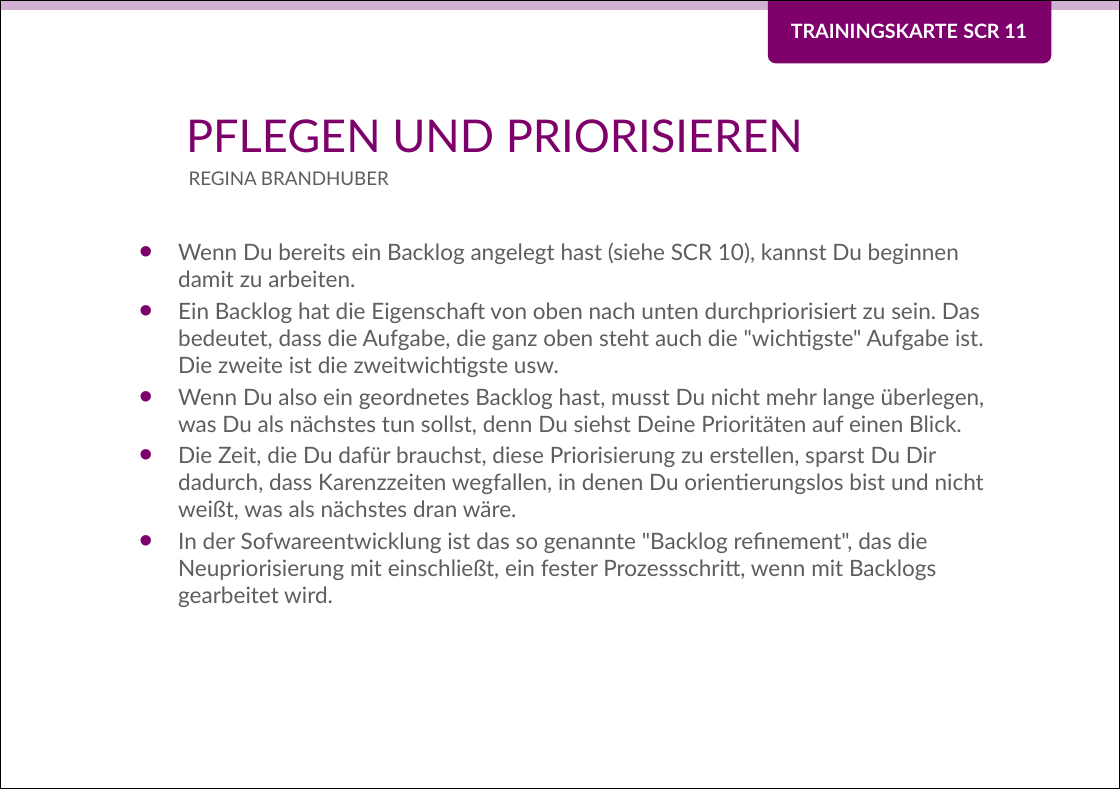
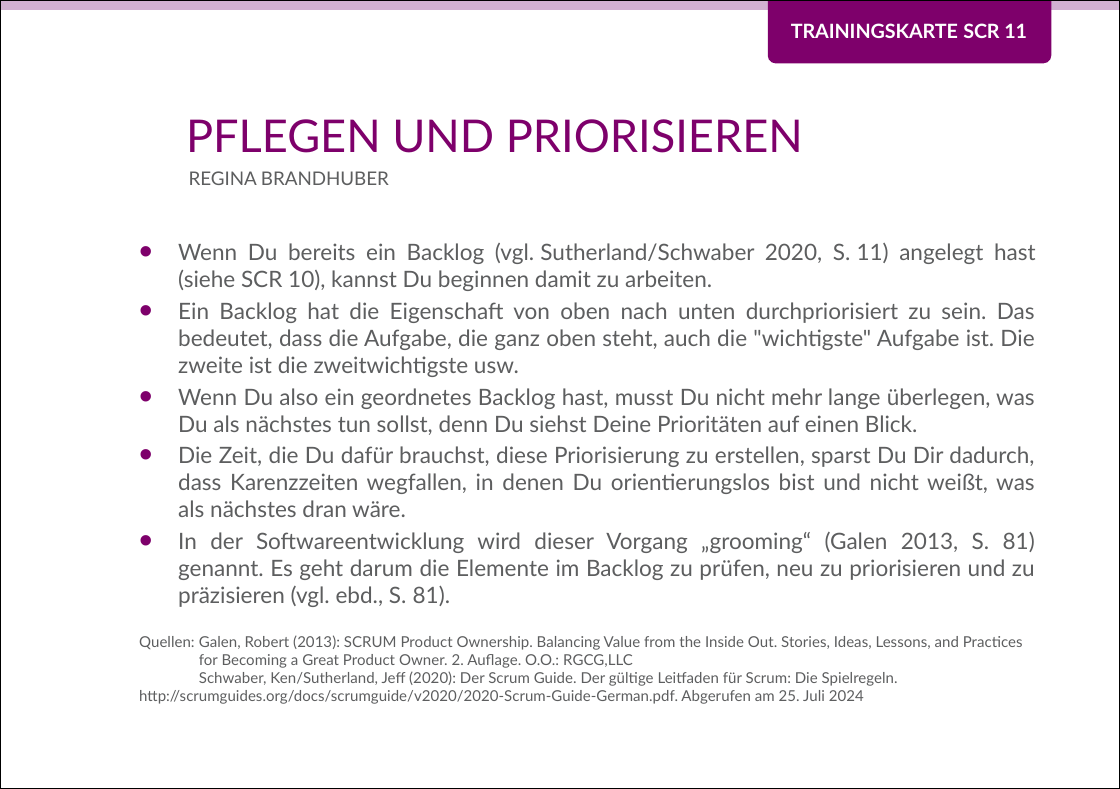
Before and after one commit to Teamtool/training-materials, a slide deck: slide 1 of training-cards/music moves/Scrum (SCR)/ger/apprentice/ger_SCR_11_Priorisieren_und_Pflegen_MM_A.pptx. Drawn at 1120x789 pixels with LibreOffice and Linux fonts; fonts in the diff are those of the drawing; background and template pictures are left out. Boxes give left, top, right and bottom in pixels: in the first picture for what was removed or moved away, otherwise in the second. Text is boxed around its words. In the diff, an @@ line names an element or a change of style, - is before the commit and + after.

```diff
--- a/training-cards/music moves/Scrum (SCR)/ger/apprentice/ger_SCR_11_Priorisieren_und_Pflegen_MM_A.pptx
+++ b/training-cards/music moves/Scrum (SCR)/ger/apprentice/ger_SCR_11_Priorisieren_und_Pflegen_MM_A.pptx
@@ text at (x1=178, y1=243, x2=1036, y2=377): text changed @@
-• Wenn Du bereits ein Backlog angelegt hast (siehe SCR 10), kannst Du beginnen damit zu arbeiten.
-• Ein Backlog hat die Eigenschaft von oben nach unten durchpriorisiert zu sein. Das bedeutet, dass die Aufgabe, die ganz oben steht auch die "wichtigste" Aufgabe ist. Die zweite ist die zweitwichtigste usw.
+• Wenn Du bereits ein Backlog (vgl. Sutherland/Schwaber 2020, S. 11) angelegt hast (siehe SCR 10), kannst Du beginnen damit zu arbeiten.
+• Ein Backlog hat die Eigenschaft von oben nach unten durchpriorisiert zu sein. Das bedeutet, dass die Aufgabe, die ganz oben steht, auch die "wichtigste" Aufgabe ist. Die zweite ist die zweitwichtigste usw.
@@ text at (x1=178, y1=388, x2=1035, y2=517): alignment left to justified @@
@@ text at (x1=139, y1=532, x2=1035, y2=704): text changed; size 12 to 8 pt @@
-• In der Sofwareentwicklung ist das so genannte "Backlog refinement", das die Neupriorisierung mit einschließt, ein fester Prozessschritt, wenn mit Backlogs gearbeitet wird.
+• In der Softwareentwicklung wird dieser Vorgang „grooming“ (Galen 2013, S. 81) genannt. Es geht darum die Elemente im Backlog zu prüfen, neu zu priorisieren und zu präzisieren (vgl. ebd., S. 81).
+Quellen: Galen, Robert (2013): SCRUM Product Ownership. Balancing Value from the Inside Out. Stories, Ideas, Lessons, and Practices
+for Becoming a Great Product Owner. 2. Auflage. O.O.: RGCG,LLC
+Schwaber, Ken/Sutherland, Jeff (2020): Der Scrum Guide. Der gültige Leitfaden für Scrum: Die Spielregeln. http://scrumguides.org/docs/scrumguide/v2020/2020-Scrum-Guide-German.pdf. Abgerufen am 25. Juli 2024
```
Also in this commit, not shown: 1 other slide changed, 1 other file.
